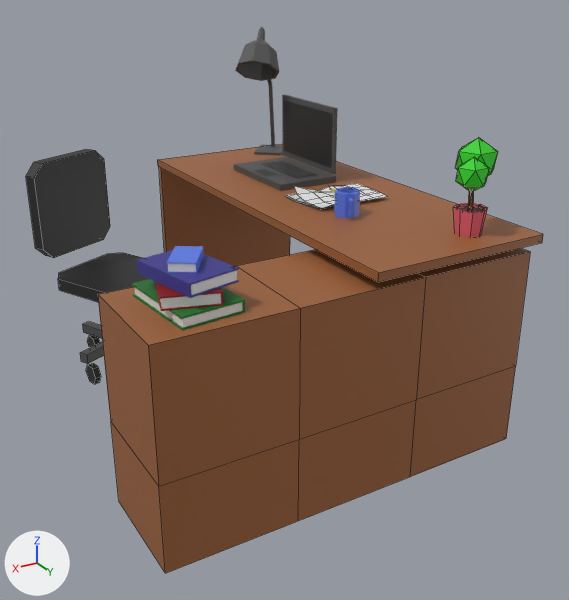
Renders of the FBX model Animation/Models/Office Desk.fbx from each side of a commit.
Both versions are drawn from a 50 mm camera at (1.719, 3.407, 1.281) aimed at (0.248, 0.955, 0.056). The axes (+X, +Y, +Z) are drawn at lower left. The lights are the same throughout. Mesh edges are drawn as thin lines on the coarser meshes. Where no turn or scale is listed for an object, it has been applied to the vertices.
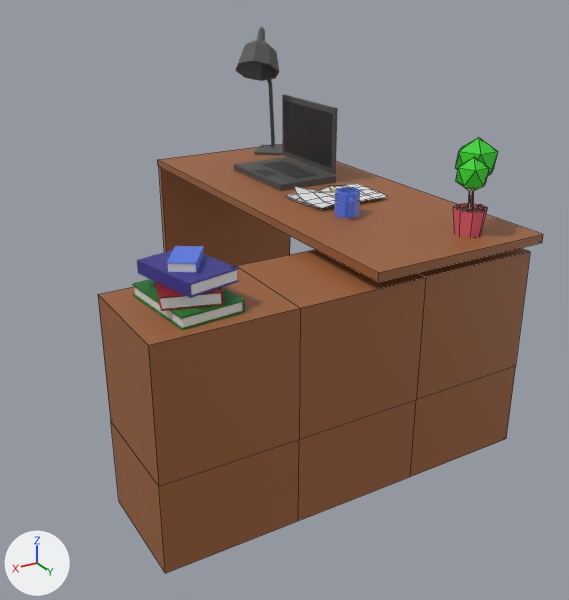
Location of each change, (x1, y1, x2, y2) in pixels of the pictures (569 x 600 px):
'Cube.020', deleted (black): before (26, 149, 149, 384)
    faces in mat_black (black #242424): (26, 149, 149, 384)
    faces in mat_metal (dark grey #505050): (80, 321, 104, 364)

The edits, one by one:
Object 'Cube.020' (ob_cube_020) is deleted.
